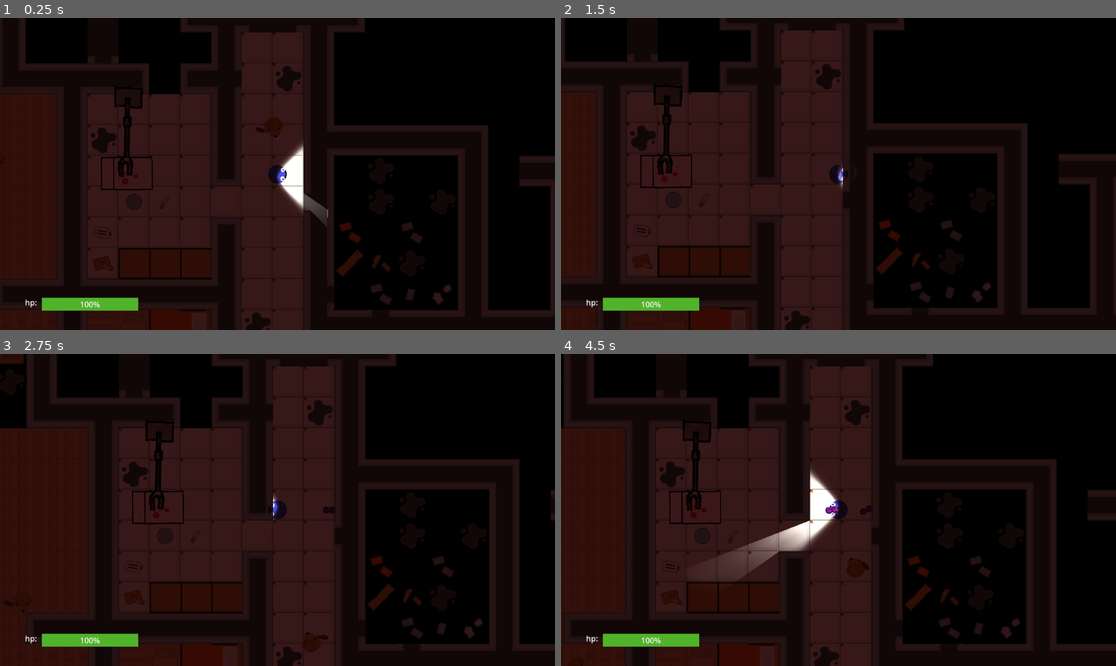
Above: before the commit, frames 1-4 (two rows, left to right).
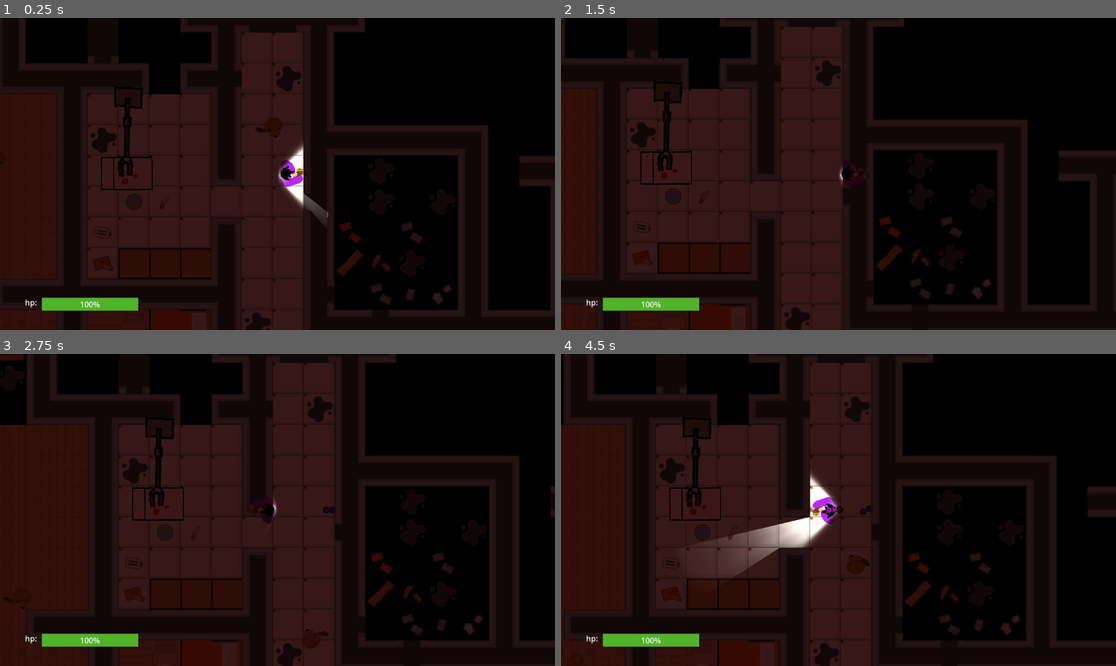
Above: after the commit, the same moments.

Repository: Tvorba-her-v-pohybu/cookie-monster
Game: Godot game, scene res://main.tscn
Same seed, same stepped clock (60 frames per second), same inputs: the game is played once before the commit and once after it. Sound files missing from this copy of the repository are replaced by a short silence.
Inputs:
- Up to frame 1 (0.25 s): no input
- Up to frame 2 (1.5 s): tap Enter at 0.5 s; hold C (shoot) 0.53-1.28 s; hold Right (ui_right) from 0.53 s (still down); tap Space (jump) at 0.77 s; tap X (attack) at 1.35 s
- Up to frame 3 (2.75 s): tap Space (jump) at 1.52, 2 s; tap C (shoot) at 1.55 s; release Right (ui_right) at 2.03 s; hold Left (ui_left) from 2.03 s (still down); hold C (shoot) from 2.03 s (still down)
- Up to frame 4 (4.5 s): release Left (ui_left) at 2.78 s; release C (shoot) at 2.78 s; hold Right (ui_right) 2.78-4.28 s; tap C (shoot) at 2.85, 3.8, 4.35 s; tap Space (jump) at 3.02, 3.77 s; hold X (attack) 3.53-4.28 s; hold Left (ui_left) from 4.28 s (still down)

The runs differ from the first frame. In frame 1, 0.5% of the frame differs, in the area x 48-60%, y 45-63%; in frame 2, 3.1%; in frame 3, 3.1%; in frame 4, 4.2%, in the area x 0-100%, y 2-100%.

Commit message:
zvuky

Diff:
--- a/godot_project/character_body_2d.gd
+++ b/godot_project/character_body_2d.gd
@@ -29,6 +29,7 @@
 	projectile.rotation = rotation
 	get_parent().add_child(projectile)
 	projectile.global_position = global_position
+	$ShotAudio.play()
 
 func start_attack():
 	if %AttackDelayTimer.is_stopped():
@@ -52,6 +53,9 @@
 	var direction := Input.get_axis("ui_left", "ui_right")
 	var direction_up := Input.get_axis("ui_up", "ui_down")
 
+	if (direction != 0.0 or direction_up != 0.0) and not $TapTapAudio.playing:
+		$TapTapAudio.play()
+
 	look_at(global_position + Vector2(direction, direction_up))
 
 	velocity.x = direction * SPEED
--- a/godot_project/enemy.gd
+++ b/godot_project/enemy.gd
@@ -29,7 +29,8 @@
 
 
 func process_damage(value: int):
-	queue_free()
+	$DeathAudio.play()
+	$MainChar.visible = false
 
 func _on_dmg_area_2d_body_entered(body: Node2D) -> void:
 	if body.is_in_group("player"):
@@ -61,3 +62,7 @@
 			%DmgAreaImg.visible = false
 		else:
 			$DmgTimer.start()
+
+
+func _on_death_audio_finished() -> void:
+	queue_free()
--- a/godot_project/enemy.tscn
+++ b/godot_project/enemy.tscn
@@ -8,6 +8,7 @@
 [ext_resource type="Texture2D" uid="uid://dkybdtjulrdx7" path="res://obrazky/doge/doge5.png" id="6_adtav"]
 [ext_resource type="Texture2D" uid="uid://85kxf2h3iy6y" path="res://obrazky/doge/doge6.png" id="7_ji7ay"]
 [ext_resource type="Texture2D" uid="uid://dpfkyipl8yl4a" path="res://utok.png" id="8_ynogb"]
+[ext_resource type="AudioStream" uid="uid://b8a6k6ccn0xg3" path="res://zvuky/zraneni1.wav" id="9_cqjqs"]
 
 [sub_resource type="CircleShape2D" id="CircleShape2D_kl45v"]
 radius = 13.0384
@@ -95,7 +96,11 @@
 scale = Vector2(0.145638, 0.145638)
 texture = ExtResource("8_ynogb")
 
+[node name="DeathAudio" type="AudioStreamPlayer2D" parent="."]
+stream = ExtResource("9_cqjqs")
+
 [connection signal="animation_finished" from="AnimatedSprite2D" to="." method="_on_animated_sprite_2d_animation_finished"]
 [connection signal="body_entered" from="DmgArea2D" to="." method="_on_dmg_area_2d_body_entered"]
 [connection signal="body_exited" from="DmgArea2D" to="." method="_on_dmg_area_2d_body_exited"]
 [connection signal="timeout" from="DmgTimer" to="." method="_on_dmg_timer_timeout"]
+[connection signal="finished" from="DeathAudio" to="." method="_on_death_audio_finished"]
--- a/godot_project/main.tscn
+++ b/godot_project/main.tscn
@@ -54,9 +54,10 @@
 position = Vector2(9, 107)
 
 [node name="PointLight2D" type="PointLight2D" parent="NavigationRegion2D/CharacterBody2D"]
-position = Vector2(-1.99998, 2)
+position = Vector2(2, -1)
 rotation = -1.56719
 shadow_enabled = true
+shadow_color = Color(0.470588, 0, 0, 0)
 texture = ExtResource("4_630ot")
 offset = Vector2(50, 180)
 
--- a/godot_project/main_char/main_char.tscn
+++ b/godot_project/main_char/main_char.tscn
@@ -1,8 +1,10 @@
-[gd_scene load_steps=12 format=3 uid="uid://i2w6rdpteogq"]
+[gd_scene load_steps=14 format=3 uid="uid://i2w6rdpteogq"]
 
 [ext_resource type="Script" path="res://character_body_2d.gd" id="1_u5pnm"]
-[ext_resource type="Texture2D" uid="uid://ckah71pcxw3l" path="res://main_char.png" id="2_rfbov"]
+[ext_resource type="Texture2D" uid="uid://vronjbbba7ur" path="res://main_char2.png" id="2_uac8m"]
 [ext_resource type="Texture2D" uid="uid://df36a48twkocx" path="res://obrazky/teeth.png" id="3_v5su5"]
+[ext_resource type="AudioStream" uid="uid://dn3rthe17mj71" path="res://zvuky/taptap.wav" id="4_ofaxa"]
+[ext_resource type="AudioStream" uid="uid://cej6vjn0ok30" path="res://zvuky/pju.wav" id="5_i2hrw"]
 
 [sub_resource type="CircleShape2D" id="CircleShape2D_mbsvm"]
 radius = 19.2354
@@ -134,6 +136,36 @@
 "values": [true, false]
 }
 
+[sub_resource type="Animation" id="Animation_wac3a"]
+resource_name = "camera_normal"
+tracks/0/type = "value"
+tracks/0/imported = false
+tracks/0/enabled = true
+tracks/0/path = NodePath("Camera2D:position")
+tracks/0/interp = 1
+tracks/0/loop_wrap = true
+tracks/0/keys = {
+"times": PackedFloat32Array(0, 0.966667),
+"transitions": PackedFloat32Array(1, 1),
+"update": 0,
+"values": [Vector2(0, -216), Vector2(0, 0)]
+}
+
+[sub_resource type="Animation" id="Animation_8uwmm"]
+resource_name = "camera_top_down"
+tracks/0/type = "value"
+tracks/0/imported = false
+tracks/0/enabled = true
+tracks/0/path = NodePath("Camera2D:position")
+tracks/0/interp = 1
+tracks/0/loop_wrap = true
+tracks/0/keys = {
+"times": PackedFloat32Array(0, 1),
+"transitions": PackedFloat32Array(1, 1),
+"update": 0,
+"values": [Vector2(0, 0), Vector2(0, -216)]
+}
+
 [sub_resource type="Animation" id="Animation_edmay"]
 resource_name = "dmg"
 tracks/0/type = "value"
@@ -147,36 +179,6 @@
 "transitions": PackedFloat32Array(1, 1, 1),
 "update": 0,
 "values": [Color(1, 1, 1, 1), Color(1, 0.397701, 0.329255, 1), Color(1, 1, 1, 1)]
-}
-
-[sub_resource type="Animation" id="Animation_8uwmm"]
-resource_name = "camera_top_down"
-tracks/0/type = "value"
-tracks/0/imported = false
-tracks/0/enabled = true
-tracks/0/path = NodePath("Camera2D:position")
-tracks/0/interp = 1
-tracks/0/loop_wrap = true
-tracks/0/keys = {
-"times": PackedFloat32Array(0, 1),
-"transitions": PackedFloat32Array(1, 1),
-"update": 0,
-"values": [Vector2(0, 0), Vector2(0, -216)]
-}
-
-[sub_resource type="Animation" id="Animation_wac3a"]
-resource_name = "camera_normal"
-tracks/0/type = "value"
-tracks/0/imported = false
-tracks/0/enabled = true
-tracks/0/path = NodePath("Camera2D:position")
-tracks/0/interp = 1
-tracks/0/loop_wrap = true
-tracks/0/keys = {
-"times": PackedFloat32Array(0, 0.966667),
-"transitions": PackedFloat32Array(1, 1),
-"update": 0,
-"values": [Vector2(0, -216), Vector2(0, 0)]
 }
 
 [sub_resource type="AnimationLibrary" id="AnimationLibrary_l2alf"]
@@ -200,9 +202,10 @@
 input_right = "ui_right"
 
 [node name="MainChar" type="Sprite2D" parent="."]
-rotation = 4.71239
-scale = Vector2(0.487952, 0.487952)
-texture = ExtResource("2_rfbov")
+position = Vector2(23, 3.99998)
+rotation = 7.85397
+scale = Vector2(0.0890132, 0.0890132)
+texture = ExtResource("2_uac8m")
 
 [node name="CollisionShape2D" type="CollisionShape2D" parent="."]
 visible = false
@@ -241,4 +244,12 @@
 unique_name_in_owner = true
 one_shot = true
 
+[node name="TapTapAudio" type="AudioStreamPlayer2D" parent="."]
+stream = ExtResource("4_ofaxa")
+volume_db = -3.976
+
+[node name="ShotAudio" type="AudioStreamPlayer2D" parent="."]
+stream = ExtResource("5_i2hrw")
+volume_db = -0.918
+
 [connection signal="body_entered" from="AttackArea" to="." method="_on_attack_area_body_entered"]
Not shown: 1 places in godot_project/enemy.tscn that only renumber resources
Binary file added: godot_project/main_char2.png
Not shown, added: godot_project/main_char2.png.import
Not shown, added: godot_project/zvuky/curat.wav.import
Not shown, added: godot_project/zvuky/dupdup.wav.import
Not shown, added: godot_project/zvuky/ja_to_koupil.wav.import
Not shown, added: godot_project/zvuky/krecku_to_smrdi.wav.import
Not shown, added: godot_project/zvuky/mleko.wav.import
Not shown, added: godot_project/zvuky/pju.wav.import
Not shown, added: godot_project/zvuky/pustil.wav.import
Not shown, added: godot_project/zvuky/taptap.wav.import
Not shown, added: godot_project/zvuky/tati.wav.import
(and 13 more such lines)
